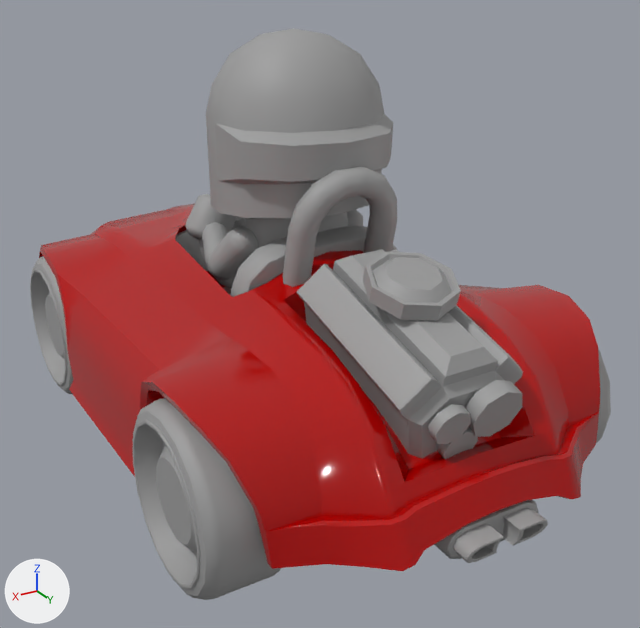
Two versions of the glTF model public/models/roadsterKart/roadsterKart.gltf, one commit apart.
Camera for both pictures: a 50 mm camera at (149.0, 284.0, 152.0) aimed at (-6.0, 25.0, 23.0). Lighting does not change. The marker at lower left points along +X, +Y and +Z. Where no turn or scale is listed for an object, it has been applied to the vertices. Vertices at the same position are counted once.

Names of what the first picture shows: 'body', 'dashWheel', 'engine1', 'helmet', 'roadsterBody', 'rollCage', 'seat', 'wheels'.
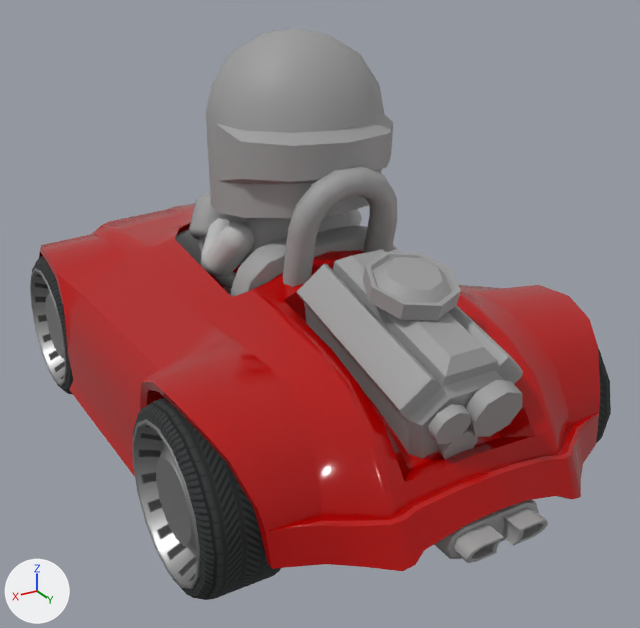
The newer file is also rescaled (x0.3), turned or shifted as a whole; pictures and numbers use the older file's frame.

Pixel boxes (x1, y1, x2, y2) of what changed, in the pictures (640 x 628 px; the box of a moved part takes in the faces that stretch with it):
'wheels', recoloured, surface changed
    both: (30, 256, 611, 600)
'body', reshaped
    before: (185, 194, 363, 281)
    after: (189, 194, 362, 277)
part 2 of me_body, moved or reshaped
    before: (185, 194, 237, 240)
    after: (189, 194, 238, 240)
part 3 of me_body, rebuilt
    before: (202, 222, 228, 266)
    after: (201, 218, 230, 275)
part 4 of me_body, rebuilt
    before: (347, 209, 363, 226)
    after: (347, 209, 362, 226)
part 5 of me_body, rebuilt
    before: (208, 225, 258, 281)
    after: (205, 221, 254, 277)

What changed in the scene script:
```text
Add img_roadsterwheel_orm_png:
    img_roadsterwheel_orm_png = load_image('roadsterWheel_ORM.png', 'roadsterWheel_ORM.png', 512, 512, 'Non-Color')
Add img_roadsterwheel_basecolor_png:
    img_roadsterwheel_basecolor_png = load_image('roadsterWheel_basecolor.png', 'roadsterWheel_basecolor.png', 512, 512, 'sRGB')
Add mat_lambert1:
    mat_lambert1 = principled_material('lambert1')
    mat_lambert1.base_color = (0.521, 0.521, 0.521)  # light grey #bfbfbf
    mat_lambert1.roughness = 0.9
Add mat_roadsterwheelsmat:
    mat_roadsterwheelsmat = bpy.data.materials.new('roadsterWheelsMat')
    # uses the picture img_roadsterwheel_basecolor_png
    # uses the picture img_roadsterwheel_orm_png
Change me_body:
    used by ob_body; location = (0.0, 0.0, 0.0)
    remove me_body.from_pydata(...)  # 315 vertices, 588 faces; spans x -30.5..30.5, y -27.4..41.0, z 10.6..83.7
    add me_body.from_pydata(...)  # 315 vertices, 588 faces; spans x -30.4..31.2, y -29.3..41.0, z 10.6..83.7
    me_body part 2: the loose piece of 26 vertices spanning x 5.4..27.7, y -27.4..-10.3, z 40.2..61.3 is multiplied about its middle by the matrix ((-0.91, -0.377, -0.175), (-0.414, 0.855, 0.312), (0.032, 0.356, -0.934)), then moved by (-1.3, -0.6, -0.1)
    me_body part 3: the loose piece of 50 vertices spanning x 14.9..29.6, y -13.4..10.8, z 37.3..53.3 is rebuilt with 50 vertices and now spans x 11.7..30.0, y -14.8..7.0, z 36.3..53.9, in mat_lambert1 (light grey #bfbfbf)
    me_body part 4: the loose piece of 50 vertices spanning x -30.5..-15.7, y 2.7..24.5, z 37.4..59.4 is rebuilt with 50 vertices and now spans x -30.4..-15.2, y 2.0..23.6, z 38.9..61.2, in mat_lambert1 (light grey #bfbfbf)
    me_body part 5: the loose piece of 50 vertices spanning x 15.7..30.5, y 2.7..24.5, z 37.4..59.4 is rebuilt with 50 vertices and now spans x 17.0..31.2, y 1.9..23.5, z 38.6..61.1, in mat_lambert1 (light grey #bfbfbf)
    add me_body.materials.append(mat_lambert1)  # light grey #bfbfbf
Change me_wheels:
    where me_wheels.from_pydata(...)  # 1160 vertices, 2304 faces; spans x -78.0..78.0, y -98.0..106.0, z -30.0..30.0
    used by ob_wheels; location = (0.0, 0.0, 0.0)
    remove me_wheels.materials.append(mat_kartdefaultmat)  # grey #9c9c9c
    me_wheels part 1: texture (UV) coordinates of 2304 of 2304 faces, centred in x -78.0..78.0, y -97.0..105.0, z -29.0..29.0, changed; they spanned u 0.34..0.66, v 0.0..1.0 and now span u 0.02..0.98, v 0.0..1.0
    add me_wheels.materials.append(mat_roadsterwheelsmat)
```
